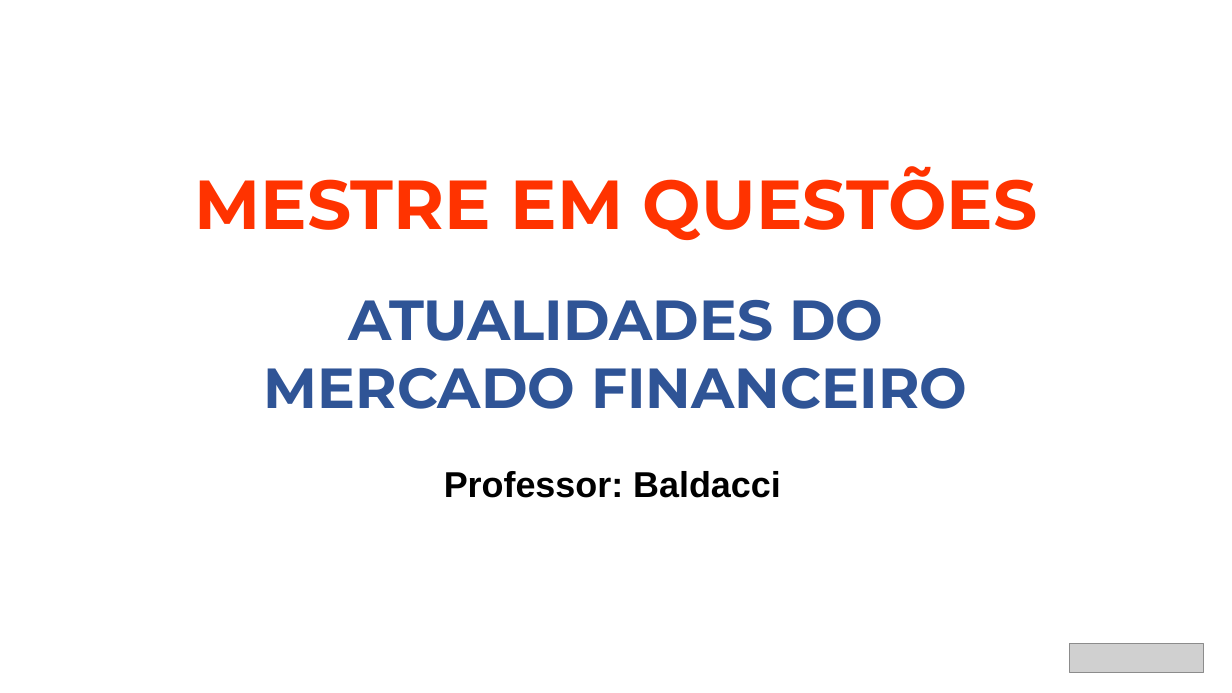
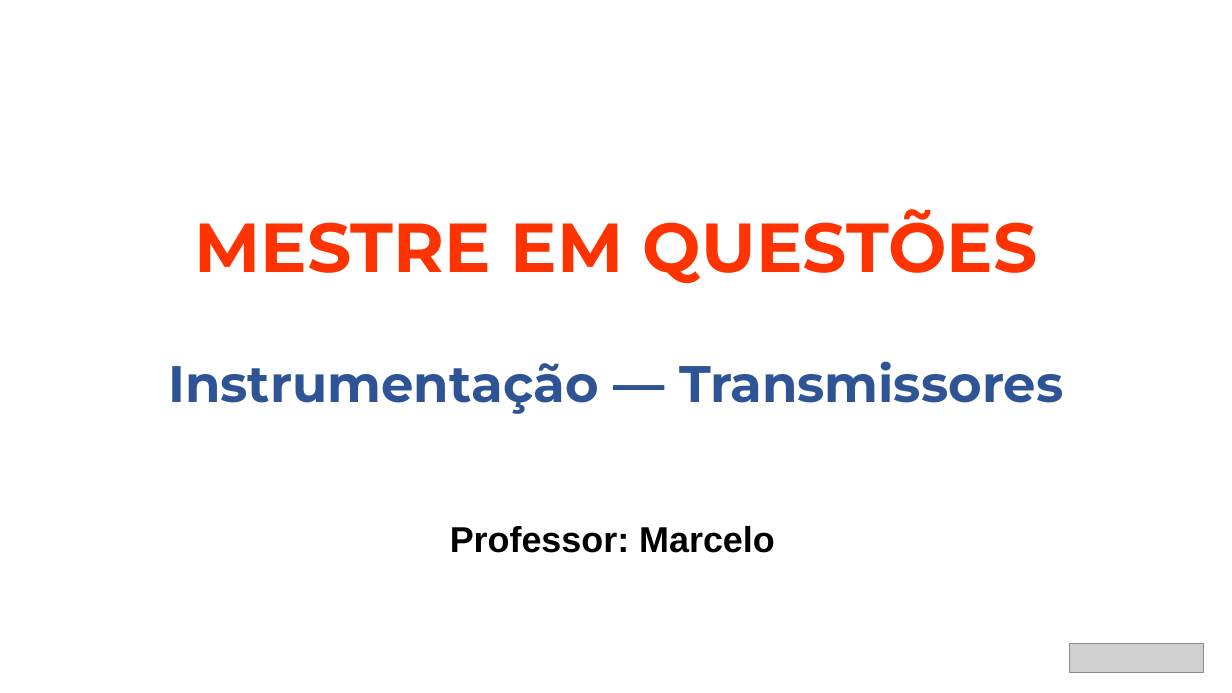
Before and after one commit to trafego2-create/slide-generator, a slide deck: slide 2 of pptx_templates/BB_modelo.pptx. Drawn at 1232x693 pixels with LibreOffice and Linux fonts; fonts in the diff are those of the drawing; grey boxes stand for pictures. Boxes give left, top, right and bottom in pixels: in the first picture for what was removed or moved away, otherwise in the second. Text is boxed around its words. In the diff, an @@ line names an element or a change of style, - is before the commit and + after.

Commit message:
Atualizar os 3 modelos com os arquivos oficiais mais recentes do time
O time mandou 3 arquivos novos de referencia (Aula 01 - Windows 10, PETROBRAS
MQ Bloco 3, Atualidades Maio 2026). Mudancas de estrutura:

- Apresentacao padrao: o exemplo antigo (PETR Gestao de Riscos) era simples
  demais (so texto+imagem). O real tem 22 variacoes visuais (tabelas,
  galerias, grupos) -- decidido manter escopo simples por agora: clona o
  padrao mais comum (titulo curto + definicao), sem tentar replicar
  tabelas/galerias. Por isso o schema do petr ganhou o campo 'titulo'.
- Mestre em Questoes: estrutura idêntica, só o nome do shape mudou (sem
  acento: "Retangulo 1").
- Atualidades: agora toda noticia tem categoria (antes era so 5 de 40) e 1
  imagem por noticia em vez de 2 -- schema ganhou o campo 'categoria'.

Templates podados como antes (so capa+abertura+slide-fonte), Atualidades
caiu de 72.5MB pra 0.3MB.

```diff
--- a/pptx_templates/BB_modelo.pptx
+++ b/pptx_templates/BB_modelo.pptx
@@ text "MESTRE EM QUESTÕES": place and size @@
-text "MESTRE EM QUESTÕES" at (195,166,1037,240)
+text "MESTRE EM QUESTÕES" at (195,209,1037,283)
@@ text at (168,361,1063,414): text changed; size 44 to 40 pt @@
-ATUALIDADES DO MERCADO FINANCEIRO
+Instrumentação — Transmissores
@@ text at (450,526,775,553): text changed @@
-Professor: Baldacci
+Professor: Marcelo
```
Also in this commit, not shown: 1 slide added, 1 slide removed, 5 other files.
